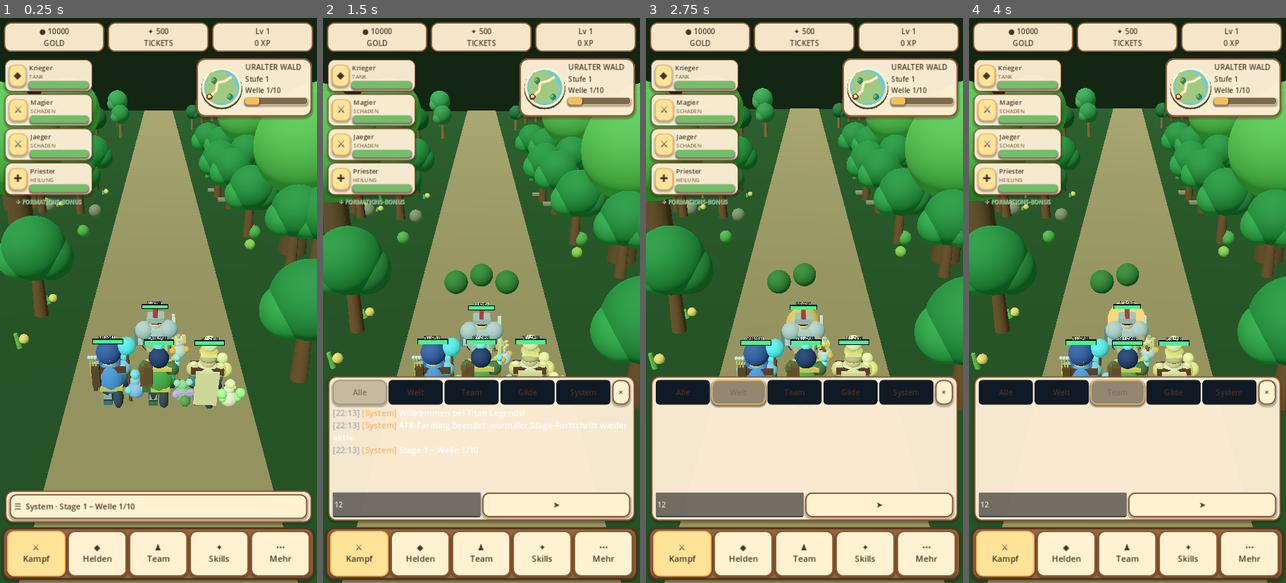
Above: before the commit, frames 1-4 (left to right).
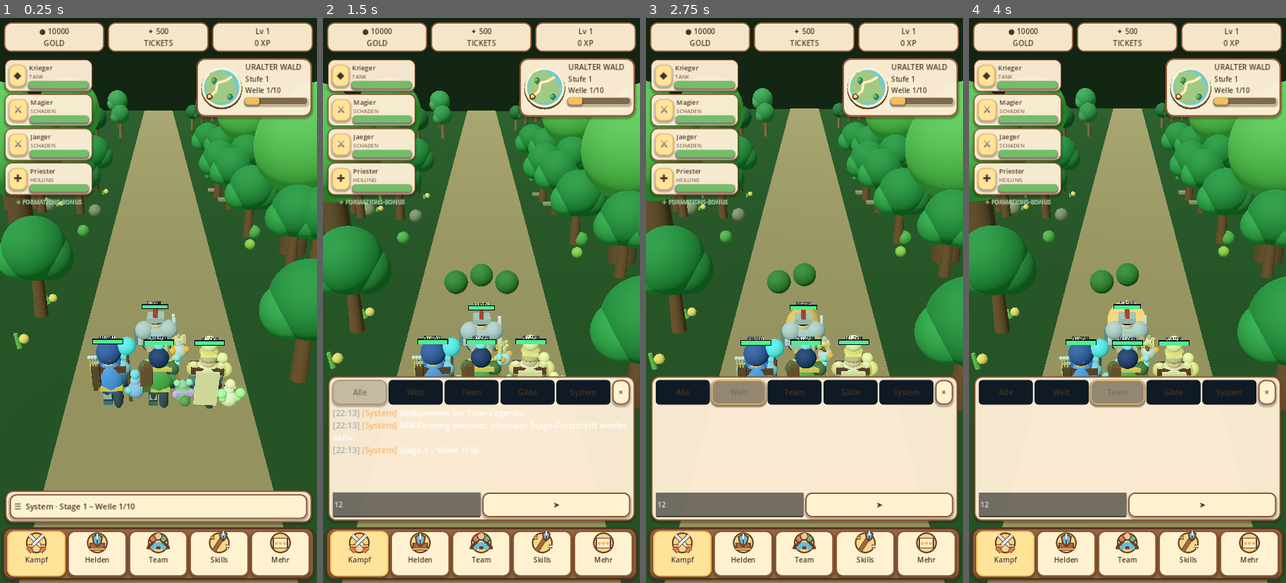
Above: after the commit, the same moments.

Repository: xynewageyx/TitanLegend
Game: Godot game, scene res://scenes/main.tscn
The game is run twice, just before and just after one commit, with the same random seed, the same clock (stepped at 60 frames per second) and the same inputs.
Inputs (mouse positions are in pixels of both pictures, inside the frame that each line leads up to):
- Up to frame 1 (0.25 s): no input
- Up to frame 2 (1.5 s): click "☰ System · Stage 1 – Welle 1/…" at 0.5 s; click (405, 503) at 1.27 s; type "12" at 1.35 s
- Up to frame 3 (2.75 s): click "Welt" at 2 s
- Up to frame 4 (4 s): click "Alle" at 2.75 s; click "Team" at 3.5 s

The runs differ from the first frame. In frame 1, 1.2% of the frame differs, in the area x 7-92%, y 90-97%; in frame 2, 1.2%; in frame 3, 1.2%; in frame 4, 1.2%.

Commit message:
Render colorful drawn fantasy icons in the main navigation dock

Diff:
--- a/scripts/adventure_hud_overlay.gd
+++ b/scripts/adventure_hud_overlay.gd
@@ -5,6 +5,7 @@
 # five prominent navigation slots and a compact overflow menu.
 const SKIN = preload("res://scripts/adventure_ui_theme.gd")
 const MAP_BADGE = preload("res://scripts/adventure_map_badge.gd")
+const NAV_ART = preload("res://scripts/adventure_nav_icon.gd")
 const NAV_ENTRIES := [
  ["⚔", "Kampf", "combat"],
  ["◆", "Helden", "jewels"],
@@ -178,17 +179,37 @@
  SKIN.title(party_bonus, 13)
  strip.add_child(party_bonus)
 
-func _nav_button(parent: Container, icon_text: String, caption: String, key: String) -> Button:
+func _nav_button(parent: Container, _icon_text: String, caption: String, key: String) -> Button:
  var b := Button.new()
  b.name = "Nav_" + key
- b.text = icon_text + "\n" + caption
+ b.text = ""
  b.size_flags_horizontal = Control.SIZE_EXPAND_FILL
  b.custom_minimum_size.y = 88
- b.clip_text = true
  SKIN.button(b, key == active_page, true)
- b.add_theme_font_size_override("font_size", 19)
  b.pressed.connect(_on_navigation.bind(key))
  parent.add_child(b)
+ # Original illustrated vector emblems replace emoji-only/debug labels.
+ var contents := VBoxContainer.new()
+ contents.set_anchors_and_offsets_preset(Control.PRESET_FULL_RECT)
+ contents.offset_left = 3
+ contents.offset_right = -3
+ contents.add_theme_constant_override("separation", 0)
+ contents.mouse_filter = Control.MOUSE_FILTER_IGNORE
+ b.add_child(contents)
+ var artwork := Control.new()
+ artwork.set_script(NAV_ART)
+ artwork.set("kind", key)
+ artwork.custom_minimum_size = Vector2(50, 54)
+ artwork.size_flags_horizontal = Control.SIZE_EXPAND_FILL
+ artwork.mouse_filter = Control.MOUSE_FILTER_IGNORE
+ contents.add_child(artwork)
+ var title := Label.new()
+ title.text = caption
+ title.horizontal_alignment = HORIZONTAL_ALIGNMENT_CENTER
+ title.size_flags_horizontal = Control.SIZE_EXPAND_FILL
+ title.mouse_filter = Control.MOUSE_FILTER_IGNORE
+ SKIN.title(title, 16)
+ contents.add_child(title)
  nav_buttons[key] = b
  return b
 
